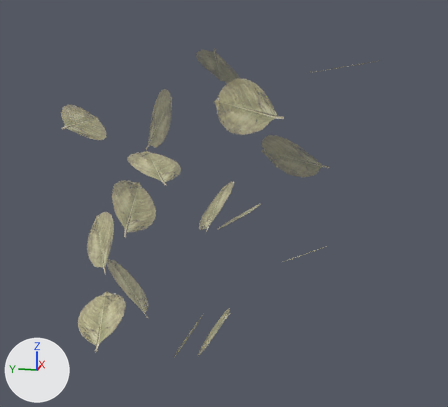
Two versions of the FBX model Assets/Gaia/Models/Plant/VegetWall/VegetWallLeaves_C.fbx, one commit apart.
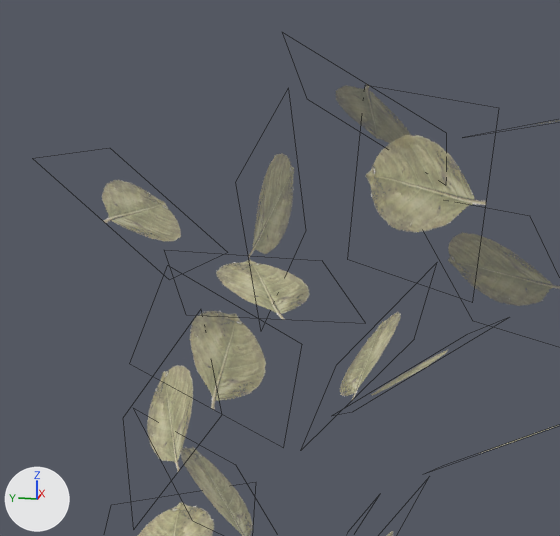
Each version appears first whole from a camera (50 mm lens) standing at (-21.232, -2.307, 2.773) and looking at (-19.91, -2.043, 2.443), and next in a close-up on the part from 0% to 73% of the width and 0% to 76% of the height. Every picture has the same lights, and +X, +Y and +Z are marked at lower left. The close-ups show mesh edges as thin lines. Where no turn or scale is listed for an object, it has been applied to the vertices.

In view in the first close-up: 'VegetWallLeaves_C'.
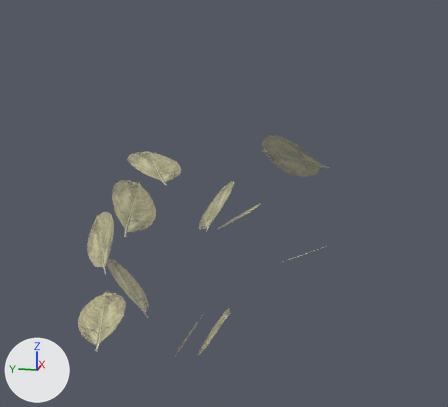
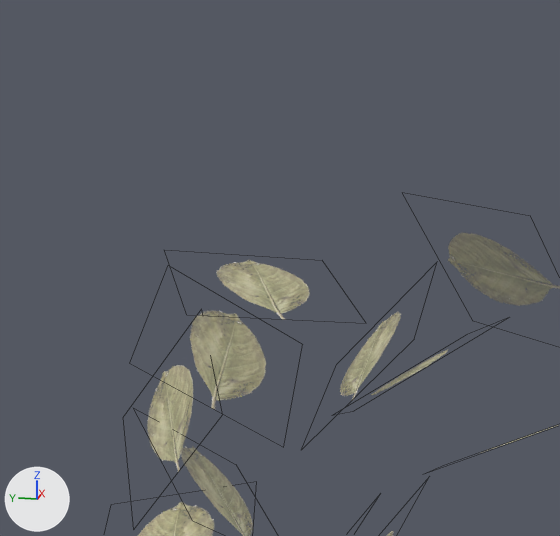
The newer file is also turned or shifted as a whole; pictures and numbers use the older file's frame.

Location of each change, (x1, y1, x2, y2) in pixels of the close-ups (560 x 536 px; the box of a moved part takes in the faces that stretch with it):
'VegetWallLeaves_C', reshaped
    before: (102, 83, 560, 536)
    after: (138, 233, 560, 536)
part 1 of me_plane_016, moved or reshaped
    both: (147, 365, 193, 472)
part 2 of me_plane_016, moved or reshaped
    before: (190, 311, 266, 409)
    after: (190, 310, 266, 409)
part 3 of me_plane_016, moved or reshaped
    before: (218, 260, 309, 319)
    after: (216, 260, 310, 319)
part 4 of me_plane_016, deleted (yellow)
    before: (102, 180, 181, 242)
part 5 of me_plane_016, deleted (yellow)
    before: (366, 135, 486, 233)
part 6 of me_plane_016, deleted
    before: (336, 83, 411, 143)
part 7 of me_plane_016, deleted
    before: (248, 153, 294, 258)
part 8 of me_plane_016, moved or reshaped
    both: (340, 233, 560, 400)

Diff of the bpy script that builds the scene:
```diff
--- a/Assets/Gaia/Models/Plant/VegetWall/VegetWallLeaves_C.fbx.py
+++ b/Assets/Gaia/Models/Plant/VegetWall/VegetWallLeaves_C.fbx.py
@@ me_plane_016 @@
 # used by ob_vegetwallleaves_c; location = (-20.0, -2.0, 2.0)
 # verts and faces of me_plane_016; kept vertices keep their numbers, new ones are numbered from 64
 # before: 32 (-0.02, -0.102, 0.486), 33 (0.02, 0.05, 0.324), 34 (0.198, -0.096, 0.544), 35 (0.237, 0.056, 0.382), 40 (0.051, -0.208, 0.502)
 # before: 41 (-0.051, -0.034, 0.402), 42 (0.251, -0.132, 0.432), 43 (0.149, 0.042, 0.331), 60 (0.052, -0.316, 0.454), 61 (-0.052, -0.235, 0.637)
 # before: 62 (0.2, -0.146, 0.463), 63 (0.097, -0.066, 0.646)
-me_plane_016.from_pydata(...)  # 64 vertices, 16 faces; spans x -0.092..0.251, y -0.455..0.397, z -0.005..0.836
+me_plane_016.from_pydata(...)  # 44 vertices, 11 faces; spans x -0.091..0.251, y -0.319..0.397, z -0.005..0.646
+# me_plane_016 part 1: the loose piece of 4 vertices spanning x -0.011..0.193, y 0.142..0.373, z 0.2..0.471 is moved by (0.001, 0.0, 0.0)
+# me_plane_016 part 2: the loose piece of 4 vertices spanning x -0.039..0.244, y 0.079..0.279, z 0.32..0.532 is moved by (0.001, 0.0, 0.0)
+# me_plane_016 part 3: the loose piece of 4 vertices spanning x -0.056..0.249, y -0.027..0.272, z 0.486..0.558 is moved by (0.001, 0.0, 0.0)
+# me_plane_016 part 4: the loose piece of 4 vertices spanning x -0.001..0.226, y 0.21..0.384, z 0.543..0.69 is deleted
+# me_plane_016 part 5: the loose piece of 4 vertices spanning x -0.004..0.135, y -0.193..0.014, z 0.528..0.777 is deleted
+# me_plane_016 part 6: the loose piece of 4 vertices spanning x -0.007..0.217, y -0.135..0.089, z 0.647..0.836 is deleted
+# me_plane_016 part 7: the loose piece of 4 vertices spanning x -0.053..0.251, y 0.093..0.109, z 0.47..0.773 is deleted
+# me_plane_016 part 8
+delete_vertices([32, 34, 35, 40, 41, 43, 61, 62])  # with the faces that use them
+for i in [33, 42, 60, 63]: verts[i] += (0.0, 0.0, 0.0)
+verts[64] = (-0.019, -0.102, 0.486)
+verts[65] = (0.199, -0.096, 0.544)
+verts[66] = (0.238, 0.056, 0.382)
+verts[67] = (0.052, -0.208, 0.502)
+verts[68] = (-0.05, -0.034, 0.402)
+verts[69] = (0.15, 0.042, 0.331)
+verts[70] = (-0.051, -0.235, 0.637)
+verts[71] = (0.201, -0.146, 0.463)
+faces += [(33, 66, 65, 64), (42, 67, 68, 69), (60, 70, 63, 71)]
 me_plane_016.materials.append(mat_leaf03)
```
